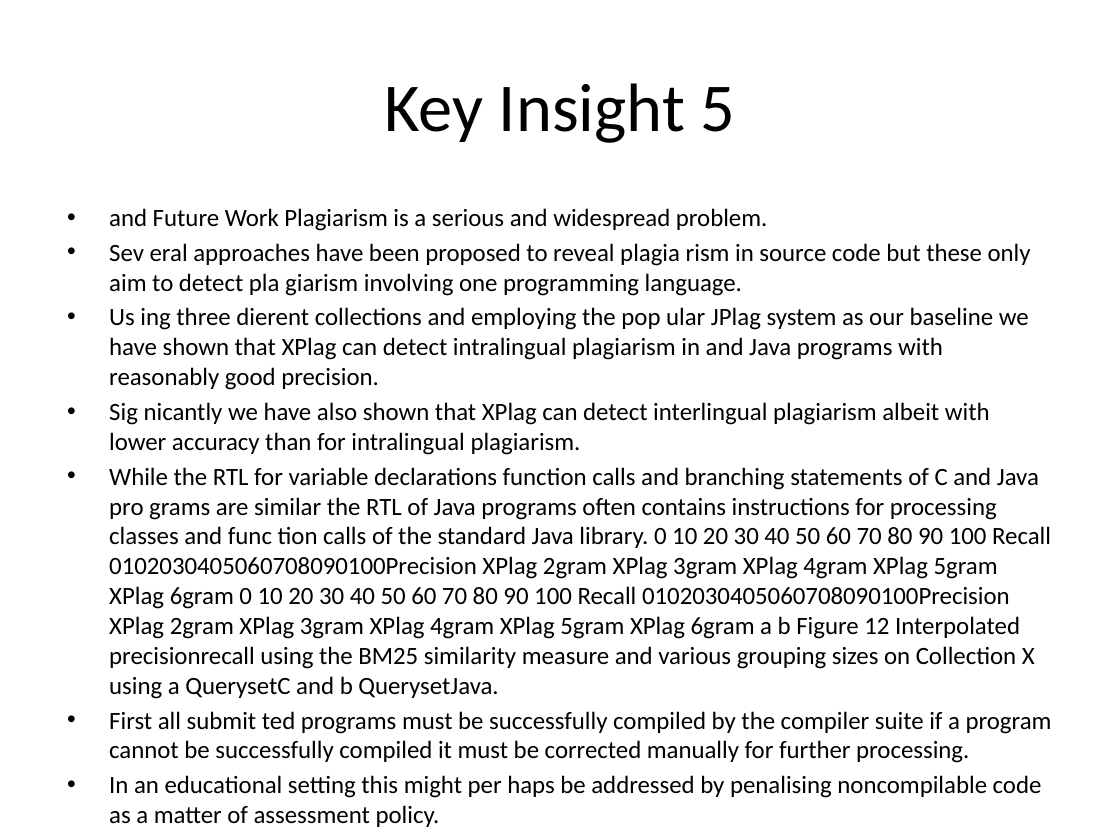
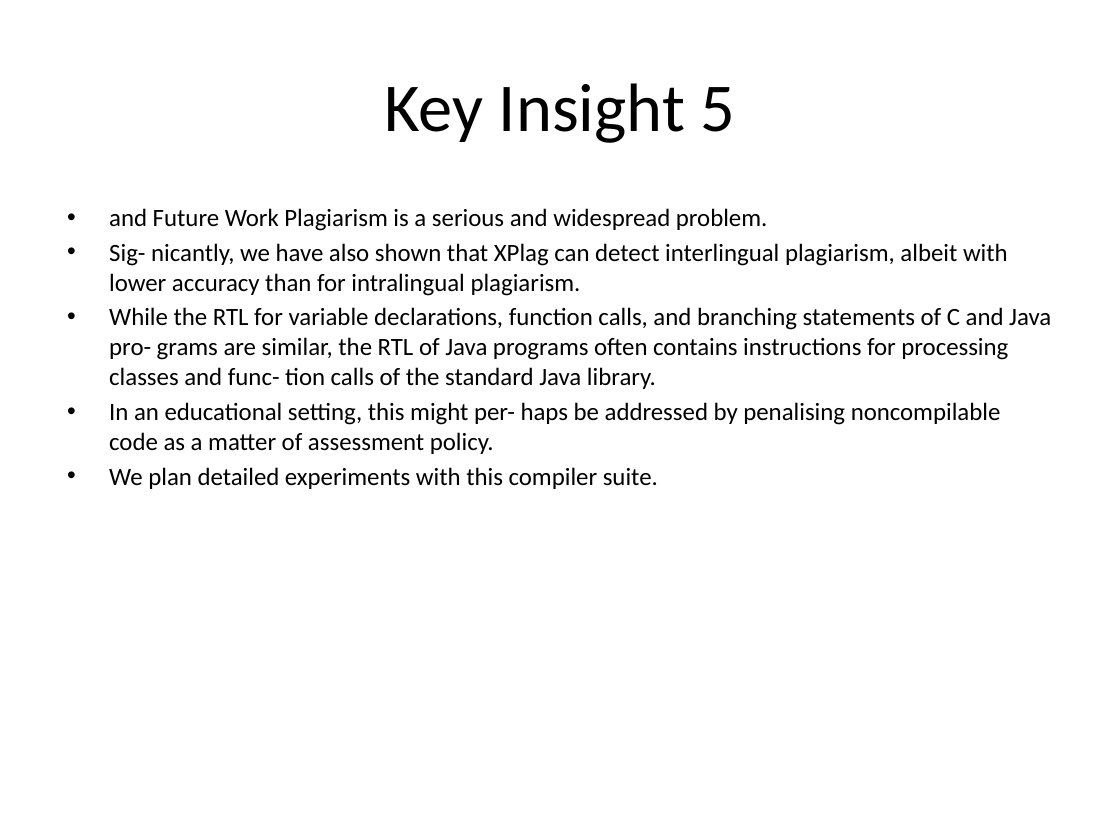
Before and after one commit to RowenTey/lazy-docs, a slide deck: slide 6 of model/output/research.ppt (slide 5 before the commit). Drawn at 1120x840 pixels with LibreOffice and Linux fonts; fonts in the diff are those of the drawing. Boxes give left, top, right and bottom in pixels: in the first picture for what was removed or moved away, otherwise in the second. Text is boxed around its words. In the diff, an @@ line names an element or a change of style, - is before the commit and + after.

```diff
--- a/model/output/research.ppt
+++ b/model/output/research.ppt
@@ text at [109, 243, 1051, 454]: text changed @@
-• Sev eral approaches have been proposed to reveal plagia rism in source code but these only aim to detect pla giarism involving one programming language.
-• Us ing three dierent collections and employing the pop ular JPlag system as our baseline we have shown that XPlag can detect intralingual plagiarism in and Java programs with reasonably good precision.
-• Sig nicantly we have also shown that XPlag can detect interlingual plagiarism albeit with lower accuracy than for intralingual plagiarism.
-• While the RTL for variable declarations function calls and branching statements of C and Java pro grams are similar the RTL of Java programs often contains instructions for processing classes and func tion calls of the standard Java library. 0 10 20 30 40 50 60 70 80 90 100 Recall 0102030405060708090100Precision XPlag 2gram XPlag 3gram XPlag 4gram XPlag 5gram XPlag 6gram 0 10 20 30 40 50 60 70 80 90 100 Recall 0102030405060708090100Precision XPlag 2gram XPlag 3gram XPlag 4gram XPlag 5gram XPlag 6gram a b Figure 12 Interpolated precisionrecall using the BM25 similarity measure and various grouping sizes on Collection X using a QuerysetC and b QuerysetJava.
-• First all submit ted programs must be successfully compiled by the compiler suite if a program cannot be successfully compiled it must be corrected manually for further processing.
-• In an educational setting this might per haps be addressed by penalising noncompilable code as a matter of assessment policy.
-• Preliminary experiments indi cate that the intermediate language produced by the Microsoft Visual Studio .NET compiler suite can be used for intralingual plagiarism detection.
+• Sig- nicantly, we have also shown that XPlag can detect interlingual plagiarism, albeit with lower accuracy than for intralingual plagiarism.
+• While the RTL for variable declarations, function calls, and branching statements of C and Java pro- grams are similar, the RTL of Java programs often contains instructions for processing classes and func- tion calls of the standard Java library.
+• In an educational setting, this might per- haps be addressed by penalising noncompilable code as a matter of assessment policy.
```
Also in this commit, not shown: 4 other slides changed, 1 slide added, 8 other files.
